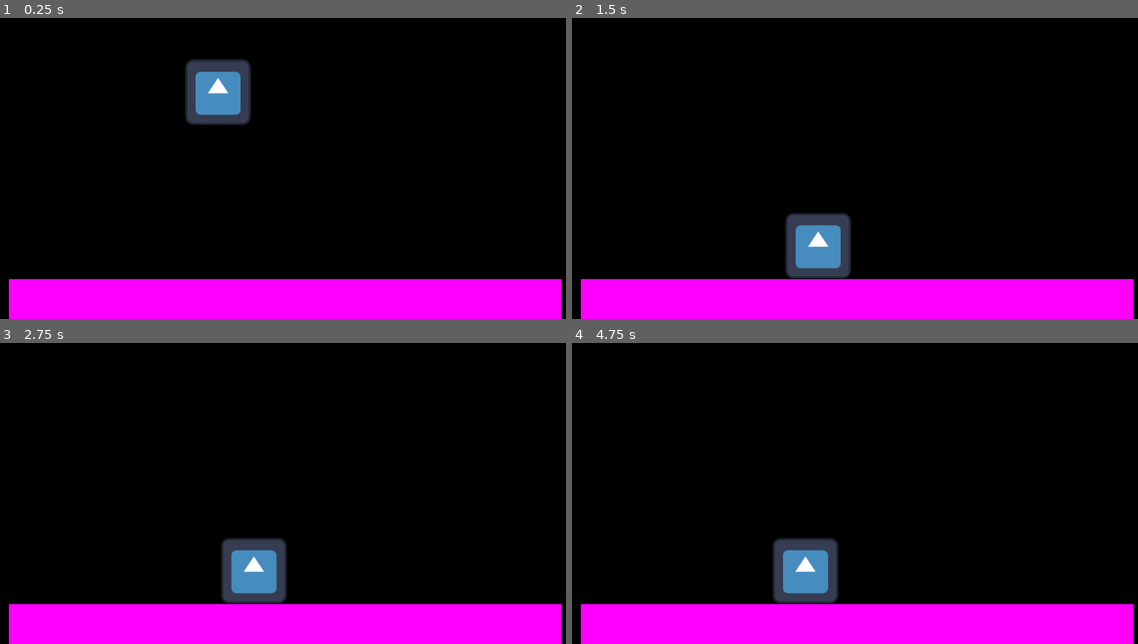
Above: before the commit, frames 1-4 (two rows, left to right).
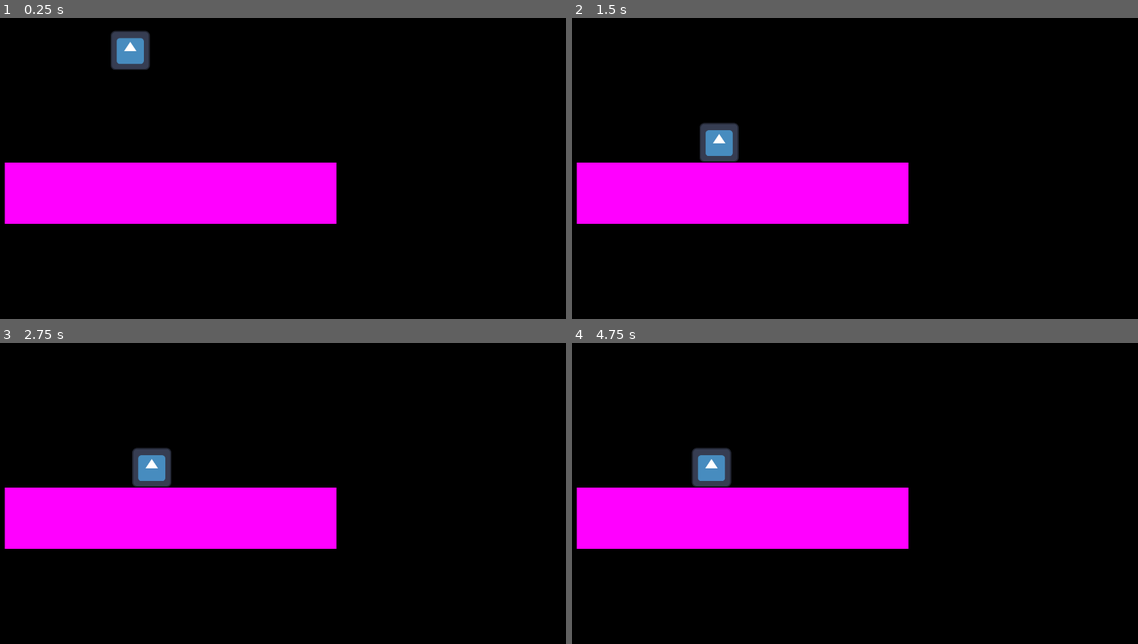
Above: after the commit, the same moments.

Repository: adudewithapc/piktiv-autumn-game-jam-2024
Game: Godot game, scene res://Scenes/Personal/Axel.tscn
The game is run twice, just before and just after one commit, with the same random seed, the same clock (stepped at 60 frames per second) and the same inputs. The engine's default icon, where the game draws it, is replaced by a stand-in: a white triangle on a blue panel in a dark square.
Inputs:
- Up to frame 1 (0.25 s): no input
- Up to frame 2 (1.5 s): hold Right (first_move_right) 0.53-1.28 s; tap Space (jump) at 0.77 s; hold Left (first_move_left) from 1.28 s (still down)
- Up to frame 3 (2.75 s): tap Space (jump) at 1.52 s; release Left (first_move_left) at 2.03 s; hold Right (first_move_right) from 2.03 s (still down)
- Up to frame 4 (4.75 s): tap Space (jump) at 3.02, 3.77, 4.52 s; release Right (first_move_right) at 3.53 s; hold Left (first_move_left) from 3.53 s (still down)

The runs differ from the first frame. In frame 1, 28% of the frame differs, in the area x 0-100%, y 4-100%; in frame 2, 28%; in frame 3, 28%; in frame 4, 28%.

Commit message:
put block in level

Diff:
--- a/Props/Block.tscn
+++ b/Props/Block.tscn
@@ -17,7 +17,6 @@
 physics_material_override = SubResource("PhysicsMaterial_vdv4i")
 
 [node name="CollisionShape2D" type="CollisionShape2D" parent="."]
-position = Vector2(664, 360)
 shape = SubResource("RectangleShape2D_mnmb7")
 
 [node name="Sprite2D" type="Sprite2D" parent="CollisionShape2D"]
--- a/Scenes/Level.tscn
+++ b/Scenes/Level.tscn
@@ -1,4 +1,6 @@
-[gd_scene load_steps=3 format=3 uid="uid://dp6sto1pf3744"]
+[gd_scene load_steps=4 format=3 uid="uid://dp6sto1pf3744"]
+
+[ext_resource type="PackedScene" uid="uid://maxy7veb1cqc" path="res://Props/Block.tscn" id="1_y7r7t"]
 
 [sub_resource type="RectangleShape2D" id="RectangleShape2D_0tx28"]
 size = Vector2(64, 1080)
@@ -29,3 +31,6 @@
 [node name="CollisionShape2D4" type="CollisionShape2D" parent="Stage"]
 position = Vector2(959, 32)
 shape = SubResource("RectangleShape2D_byneu")
+
+[node name="Block" parent="." instance=ExtResource("1_y7r7t")]
+position = Vector2(936, 256)
--- a/project.godot
+++ b/project.godot
@@ -17,6 +17,9 @@
 
 [display]
 
+window/size/viewport_width=1920
+window/size/viewport_height=1080
+window/size/mode=3
 window/size/resizable=false
 window/stretch/aspect="keep_height"
 
